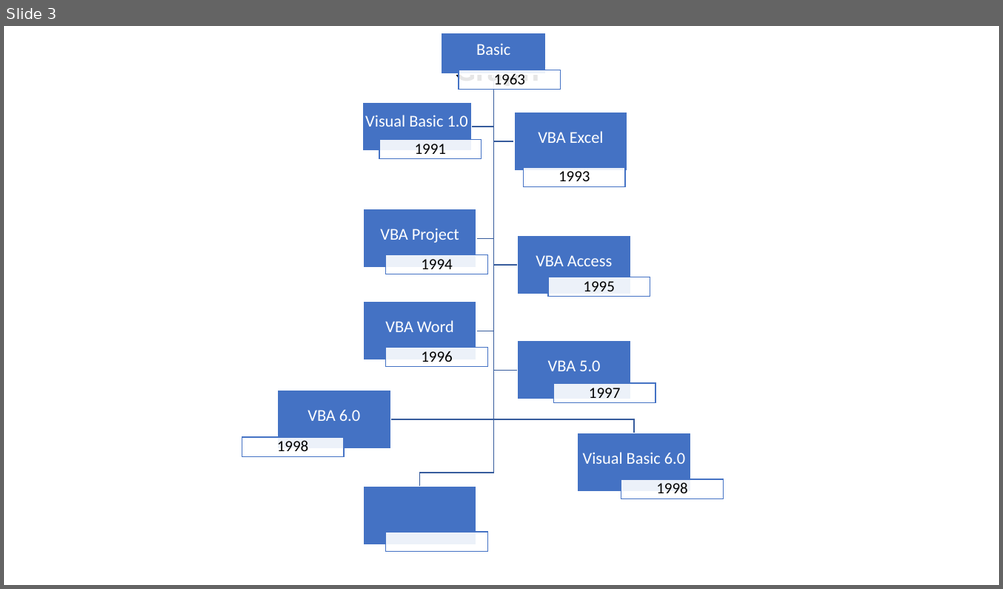
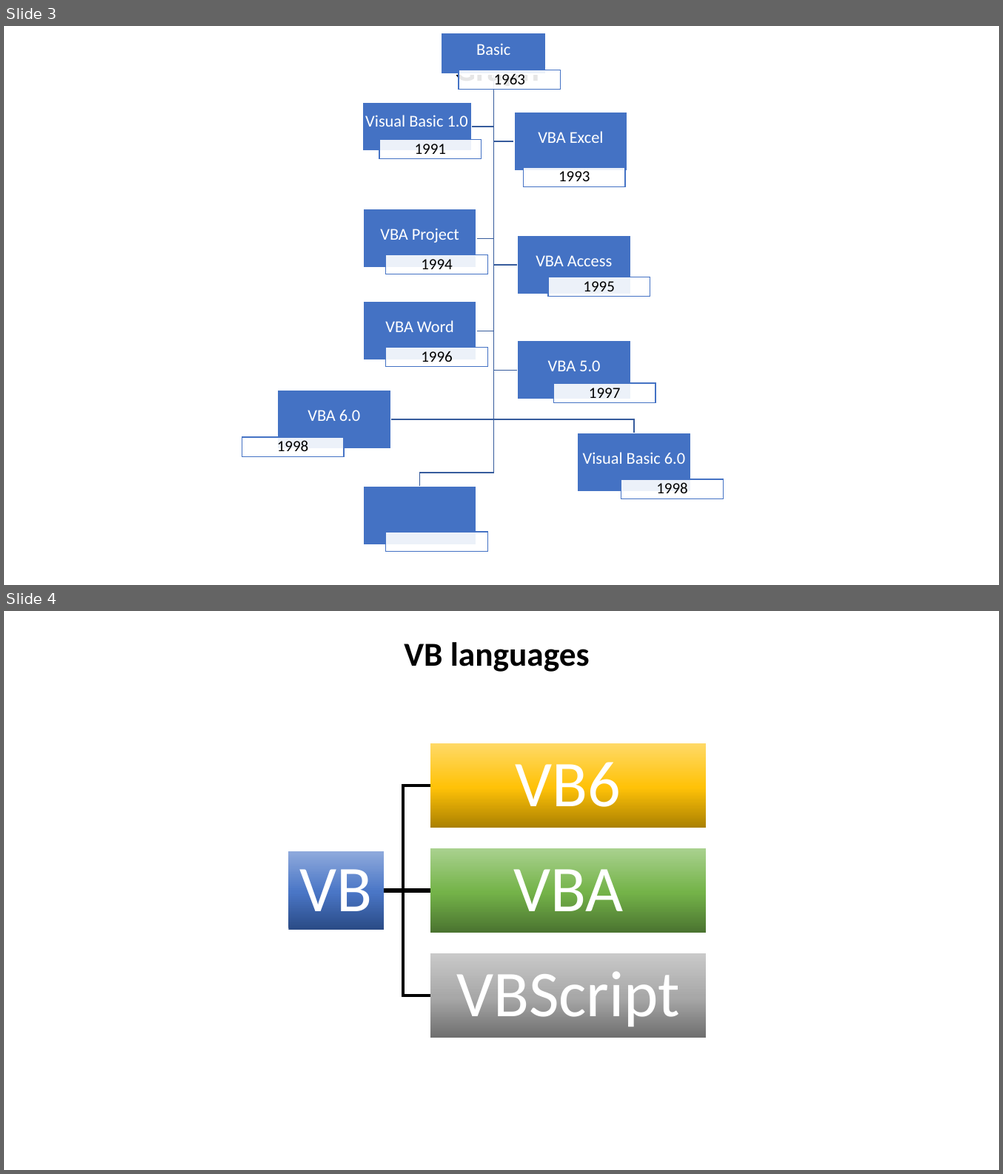
Before and after one commit to Djamelikra/VBA, a slide deck: VBA/VBA.pptx. Shown one above the other, each under a label of ours: slide 3 before the commit, slides 3 and 4 after it. The pictures are 1003x589 and 1003x1174 pixels, drawn with LibreOffice and Linux fonts; fonts in the diff are those of the drawing. Boxes give left, top, right and bottom in pixels: in the first picture for what was removed or moved away, otherwise in the second. Text is boxed around its words. In the diff, an @@ line names an element or a change of style, - is before the commit and + after.

```diff
--- a/VBA/VBA.pptx
+++ b/VBA/VBA.pptx
@@ slide 4 added at (4, 611, 999, 1170), background #FFFFFF @@
@@ title added at (404, 642, 589, 672), 32.4 pt, text #000000, bold @@
+VB languages
@@ group added at (288, 743, 706, 1038): 4 rectangles, 4 texts, 3 freeform shapes @@
+VB
+VB6
+VBA
+VBScript
```
Also in this commit, not shown: 1 slide removed, 1 other file.
